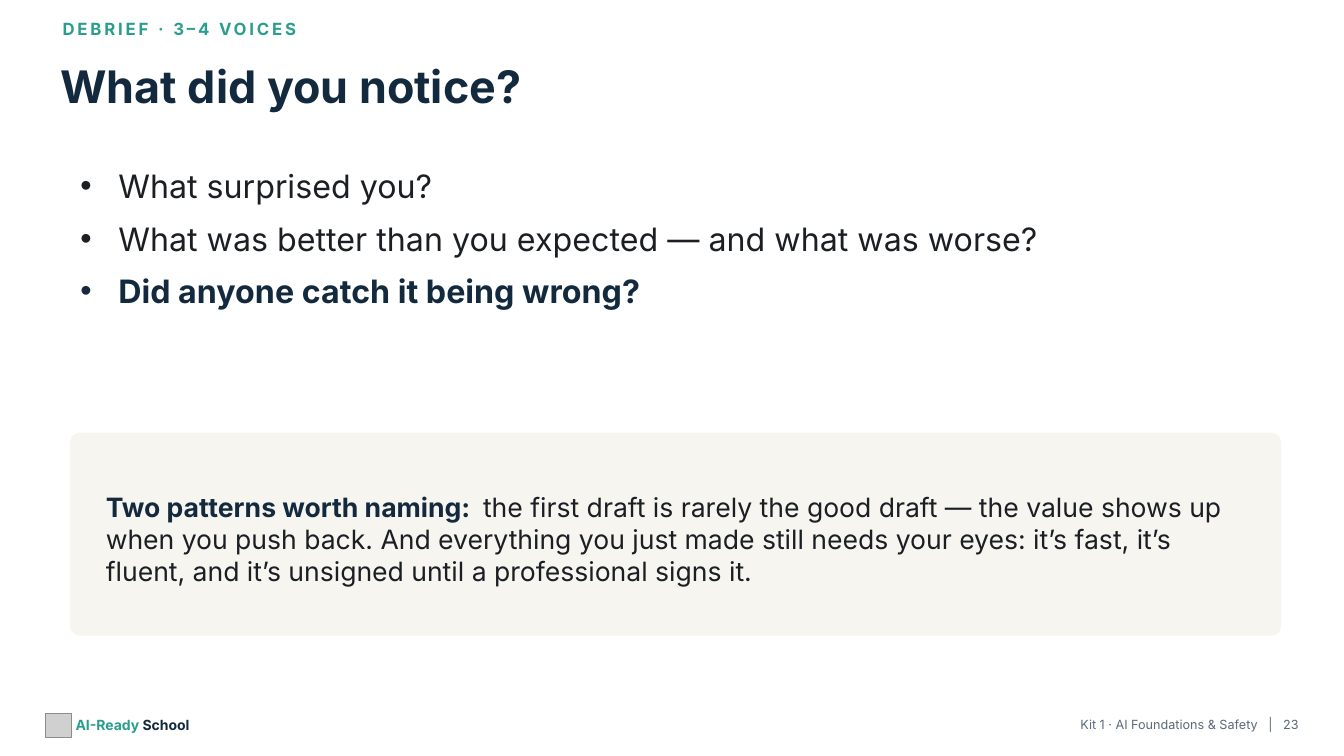
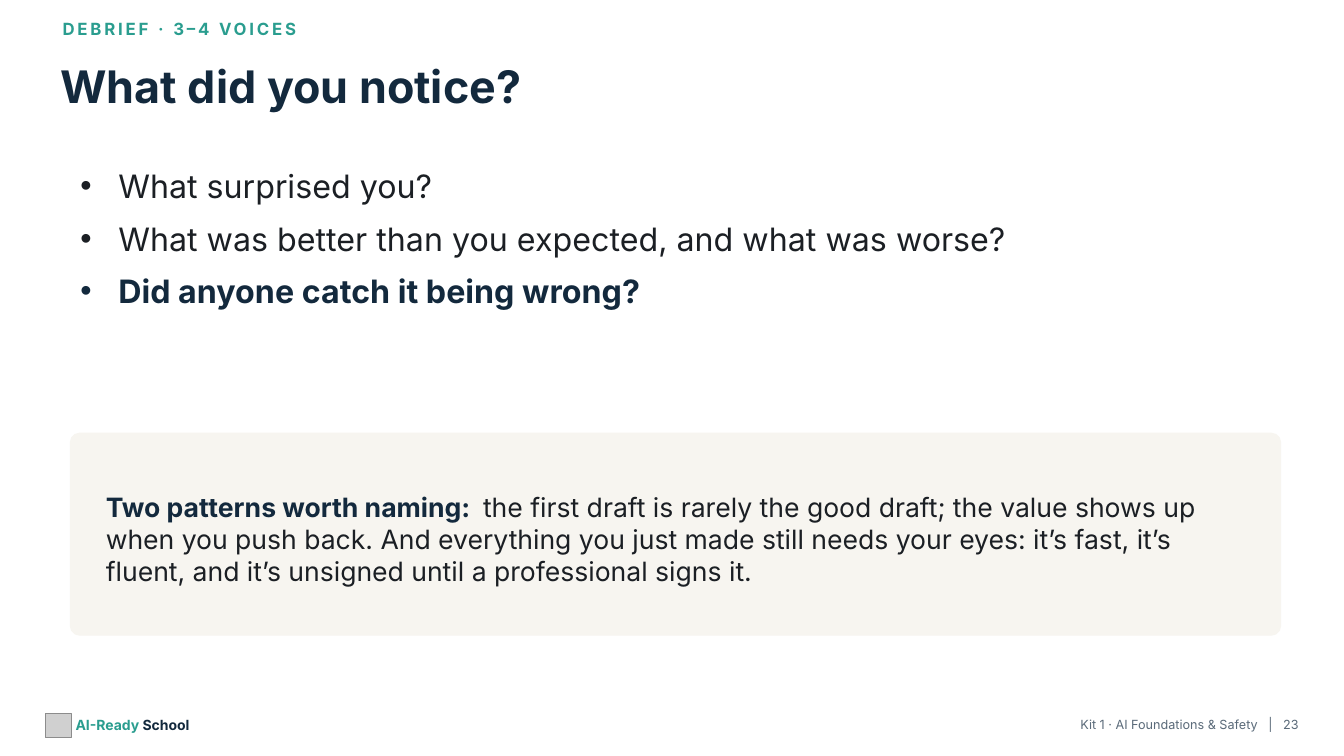
Before and after one commit to aspinozzi1/Ai-School-Ready, a slide deck: slide 23 of kits/kit01/Kit01_PresentationDeck.pptx. Drawn at 1344x756 pixels with LibreOffice and Linux fonts; fonts in the diff are those of the drawing; grey boxes stand for pictures. Boxes give left, top, right and bottom in pixels: in the first picture for what was removed or moved away, otherwise in the second. Text is boxed around its words. In the diff, an @@ line names an element or a change of style, - is before the commit and + after.

```diff
--- a/kits/kit01/Kit01_PresentationDeck.pptx
+++ b/kits/kit01/Kit01_PresentationDeck.pptx
@@ text at (x1=118, y1=227, x2=1005, y2=258): text changed @@
-• What was better than you expected — and what was worse?
+• What was better than you expected, and what was worse?
@@ text at (x1=106, y1=496, x2=1195, y2=587): text changed @@
-Two patterns worth naming: the first draft is rarely the good draft — the value shows up when you push back. And everything you just made still needs your eyes: it’s fast, it’s fluent, and it’s unsigned until a professional signs it.
+Two patterns worth naming: the first draft is rarely the good draft; the value shows up when you push back. And everything you just made still needs your eyes: it’s fast, it’s fluent, and it’s unsigned until a professional signs it.
```
Also in this commit, not shown: 24 other slides changed, 20 other files.
